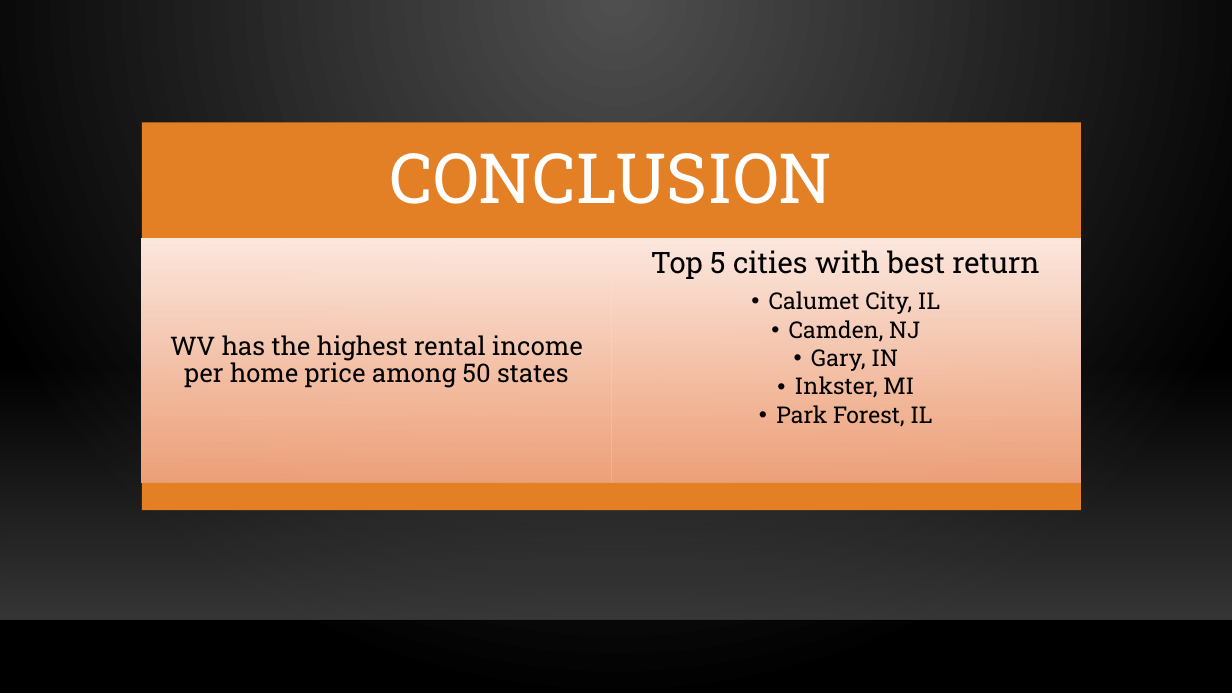
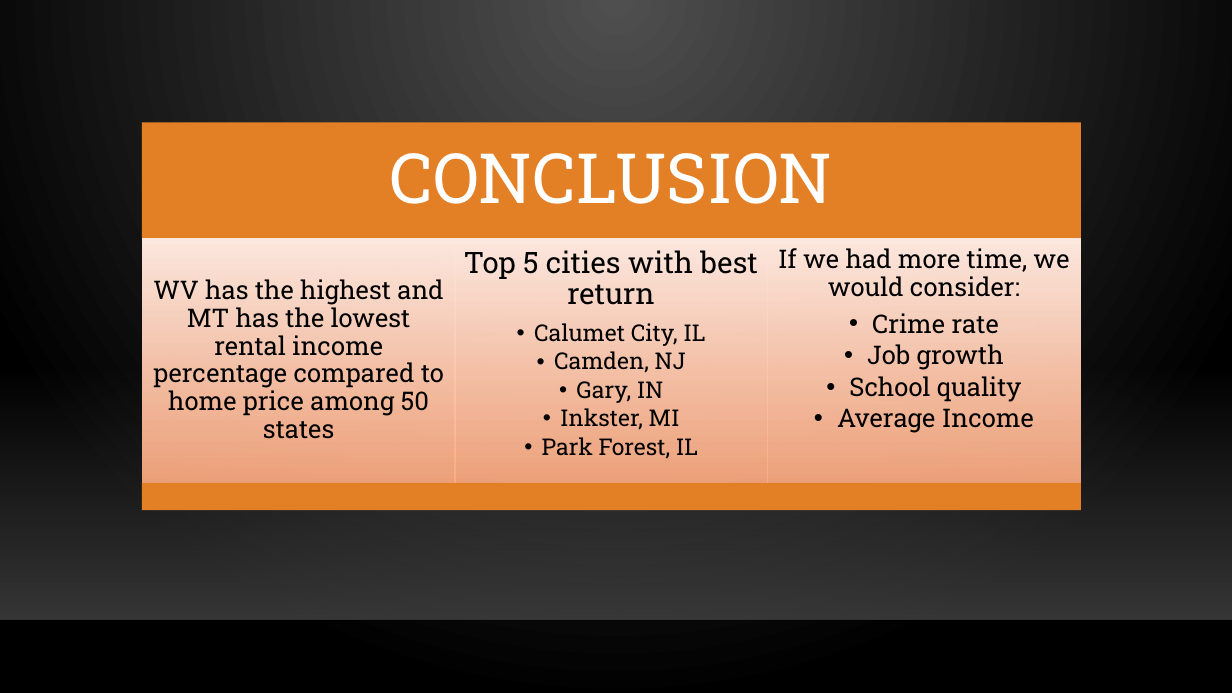
Before and after one commit to jstnrtlff27/Project_1-RE-DataViz, a slide deck: slide 13 of Best place to invest.pptx. Drawn at 1232x693 pixels with LibreOffice and Linux fonts; fonts in the diff are those of the drawing; background and template pictures are left out. Boxes give left, top, right and bottom in pixels: in the first picture for what was removed or moved away, otherwise in the second. Text is boxed around its words. In the diff, an @@ line names an element or a change of style, - is before the commit and + after.

```diff
--- a/Best place to invest.pptx
+++ b/Best place to invest.pptx
@@ rectangle: place and size @@
-rectangle at [142, 238, 612, 482]
+rectangle at [142, 238, 455, 482]
@@ text "Top 5 cities with best ..." rewrapped from [651, 250, 1040, 427] to [464, 250, 758, 459] @@
@@ rectangle added at [455, 238, 767, 482], fill gradient #FFEAE1 to #FFAD84 @@
@@ rectangle: place and size @@
-rectangle at [611, 238, 1080, 482]
+rectangle at [768, 238, 1080, 482]
@@ text added at [778, 248, 1069, 433], 20 pt, text #000000 @@
+If we had more time, we would consider:
+  • Crime rate
+  • Job growth
+  • School quality
+  • Average Income
@@ text at [153, 279, 444, 439]: text changed @@
-WV has the highest rental income per home price among 50 states
+WV has the highest and MT has the lowest rental income percentage compared to home price among 50 states
```
Also in this commit, not shown: 1 other slide changed.
